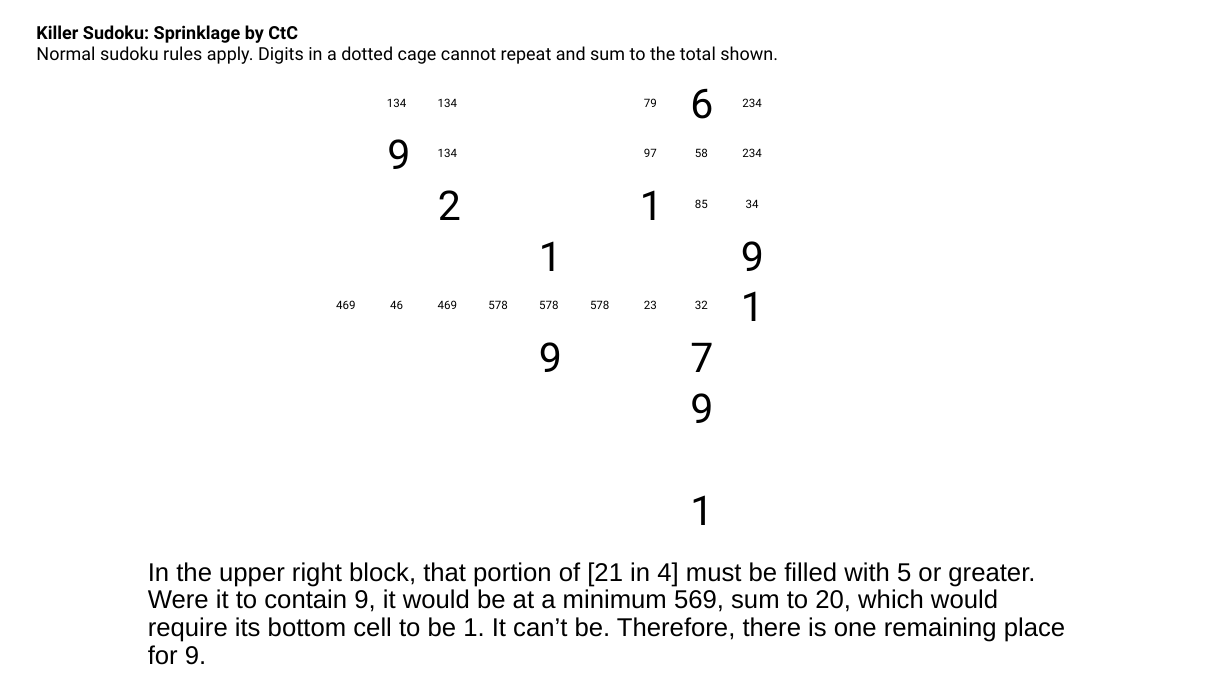
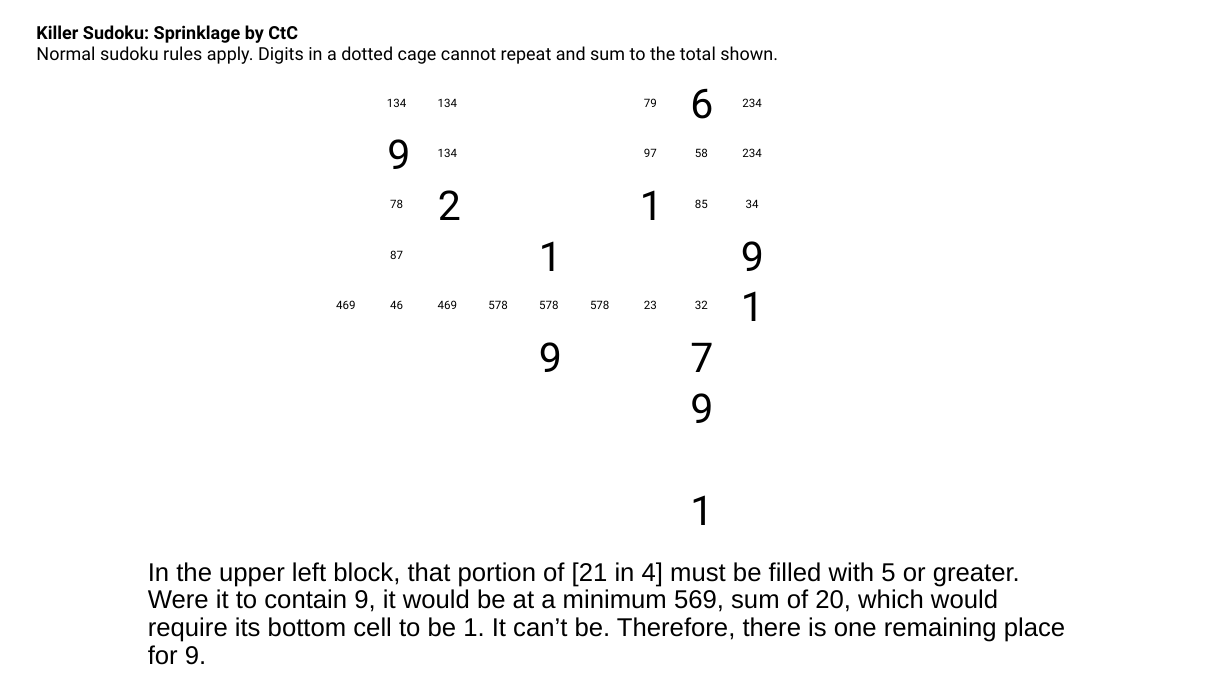
Before and after one commit to jhardis/WSJ_Number_Puzzles, a slide deck: slide 13 of 20261024_1.pptx (slide 12 before the commit). Drawn at 1232x693 pixels with LibreOffice and Linux fonts; fonts in the diff are those of the drawing; background and template pictures are left out. Boxes give left, top, right and bottom in pixels: in the first picture for what was removed or moved away, otherwise in the second. Text is boxed around its words. In the diff, an @@ line names an element or a change of style, - is before the commit and + after.

```diff
--- a/20261024_1.pptx
+++ b/20261024_1.pptx
@@ text added at box(390, 199, 403, 208), 9 pt, text #000000 @@
+78
@@ text added at box(390, 250, 403, 259), 9 pt, text #000000 @@
+87
@@ text at box(148, 562, 1065, 665): text changed @@
-In the upper right block, that portion of [21 in 4] must be filled with 5 or greater. Were it to contain 9, it would be at a minimum 569, sum to 20, which would require its bottom cell to be 1. It can’t be. Therefore, there is one remaining place for 9.
+In the upper left block, that portion of [21 in 4] must be filled with 5 or greater. Were it to contain 9, it would be at a minimum 569, sum of 20, which would require its bottom cell to be 1. It can’t be. Therefore, there is one remaining place for 9.
```
Also in this commit, not shown: 2 other slides changed.
